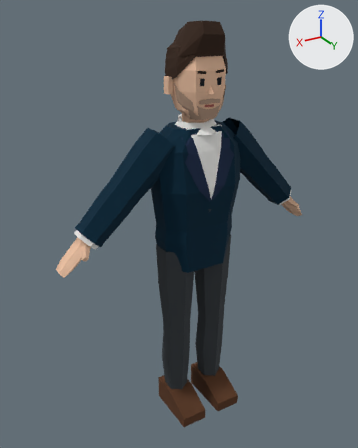
One commit to the Blender file characters/blazer_lead/blazer_lead.blend: the scene before it, then after it.
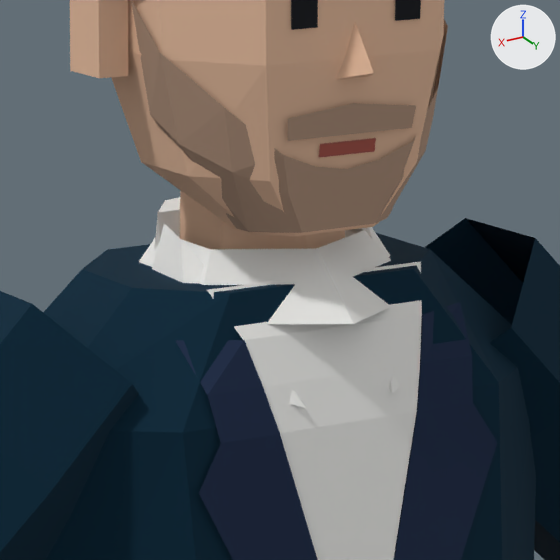
Old and new are each drawn whole from a camera (50 mm lens) standing at (1.129, 1.744, 1.868) and looking at (0.063, -0.034, 0.979) and again close up on the part from 42% to 68% of the width and 18% to 39% of the height. The lights are fixed; the arrows at upper right show +X, +Y and +Z. The first two pictures are the older version.

In view in the first close-up: 'blazer_lead'.
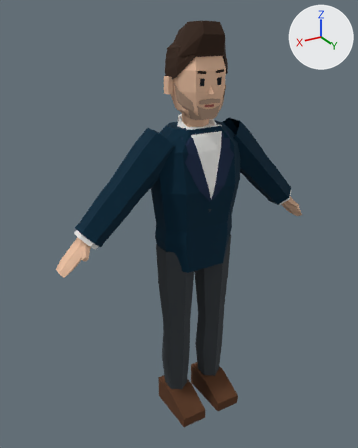
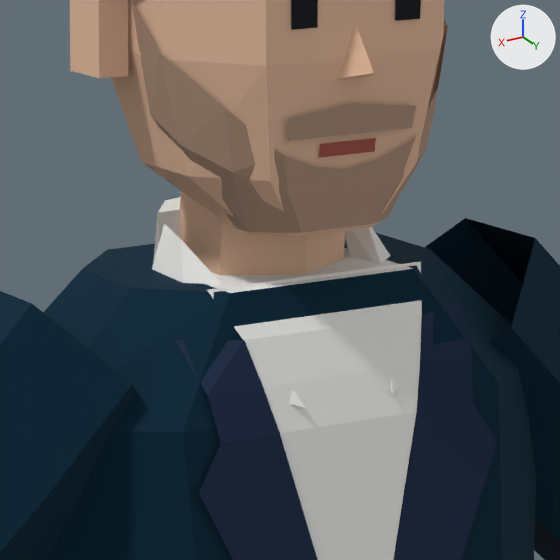
The change, as a list of edits to the scene's bpy script:
```text
Change me_blazer_lead:
    used by ob_blazer_lead; location = (0.0, 0.0, 0.0)
    verts and faces of me_blazer_lead; kept vertices keep their numbers, new ones are numbered from 663
    before: 430 (0.12, 0.02, 1.43) at pixel (132, 287), 431 (0.07, 0.07, 1.43) at pixel (230, 293), 432 (-0.07, 0.07, 1.43) at pixel (413, 268), 433 (-0.12, 0.02, 1.43) at pixel (429, 249), 434 (-0.12, -0.04, 1.43) at pixel (374, 232)
    before: 435 (-0.07, -0.09, 1.43), 436 (0.07, -0.09, 1.43) at pixel (107, 249), 437 (0.12, -0.04, 1.43) at pixel (81, 269)
    remove me_blazer_lead.from_pydata(...)  # 663 vertices, 505 faces; spans x -0.65..0.65, y -0.11..0.18, z 0.0..1.84
    add me_blazer_lead.from_pydata(...)  # 653 vertices, 502 faces; spans x -0.65..0.65, y -0.11..0.18, z 0.0..1.84
    me_blazer_lead part 1: the loose piece of 12 vertices spanning x -0.09..0.09, y -0.1..0.11, z 1.41..1.45 is deleted
    me_blazer_lead part 2
    add delete_faces([(430, 431, 432, 433, 434, 435, 436, 437)])
    add verts[663] = (0.07, -0.01, 1.43)
    add verts[664] = (-0.07, -0.01, 1.43)  # pixel (346, 247)
    add faces += [(431, 432, 664, 663), (430, 431, 663, 437), (432, 433, 434, 664), (434, 435, 436, 437, 663, 664)]
```

Location of each change, [x1, y1, x2, y2] in pixels of the close-ups (560 x 560 px):
part 1 of me_blazer_lead, deleted
    before: [139, 229, 391, 324]
part 2 of me_blazer_lead, cut back
    both: [83, 233, 429, 293]
